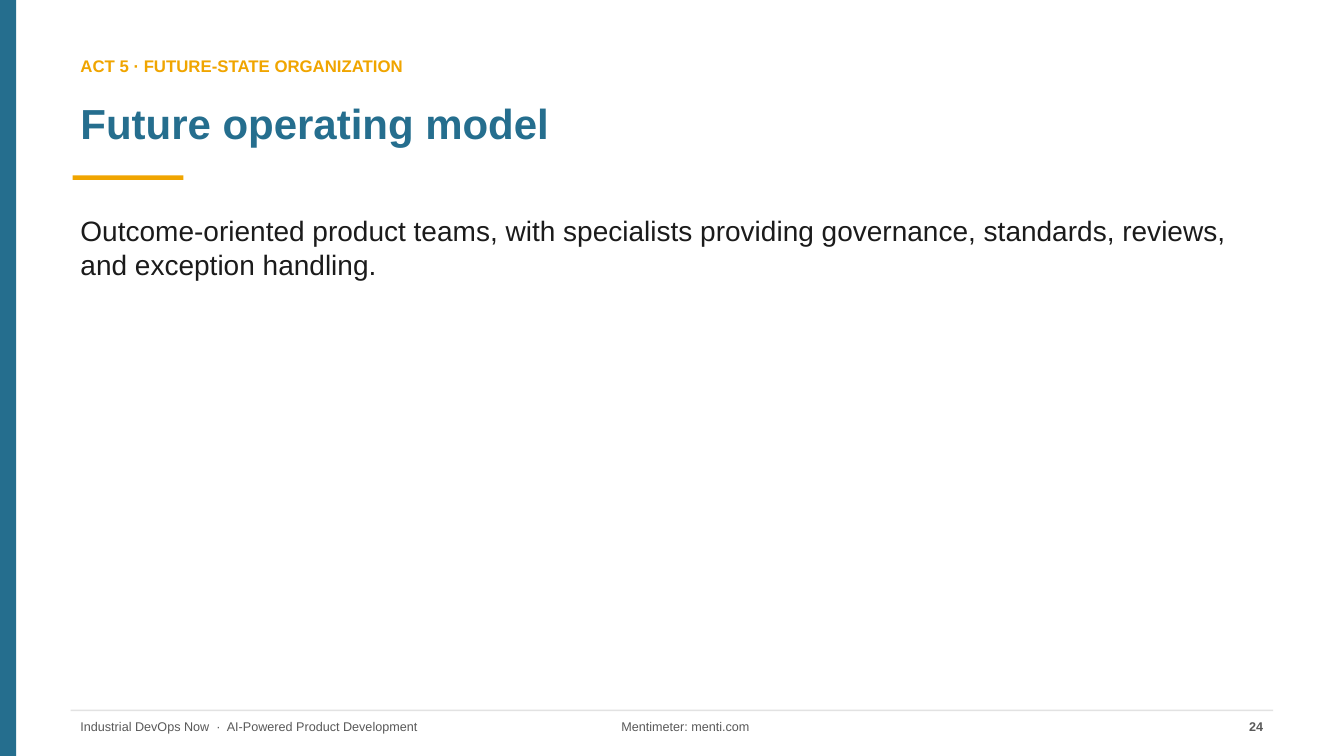
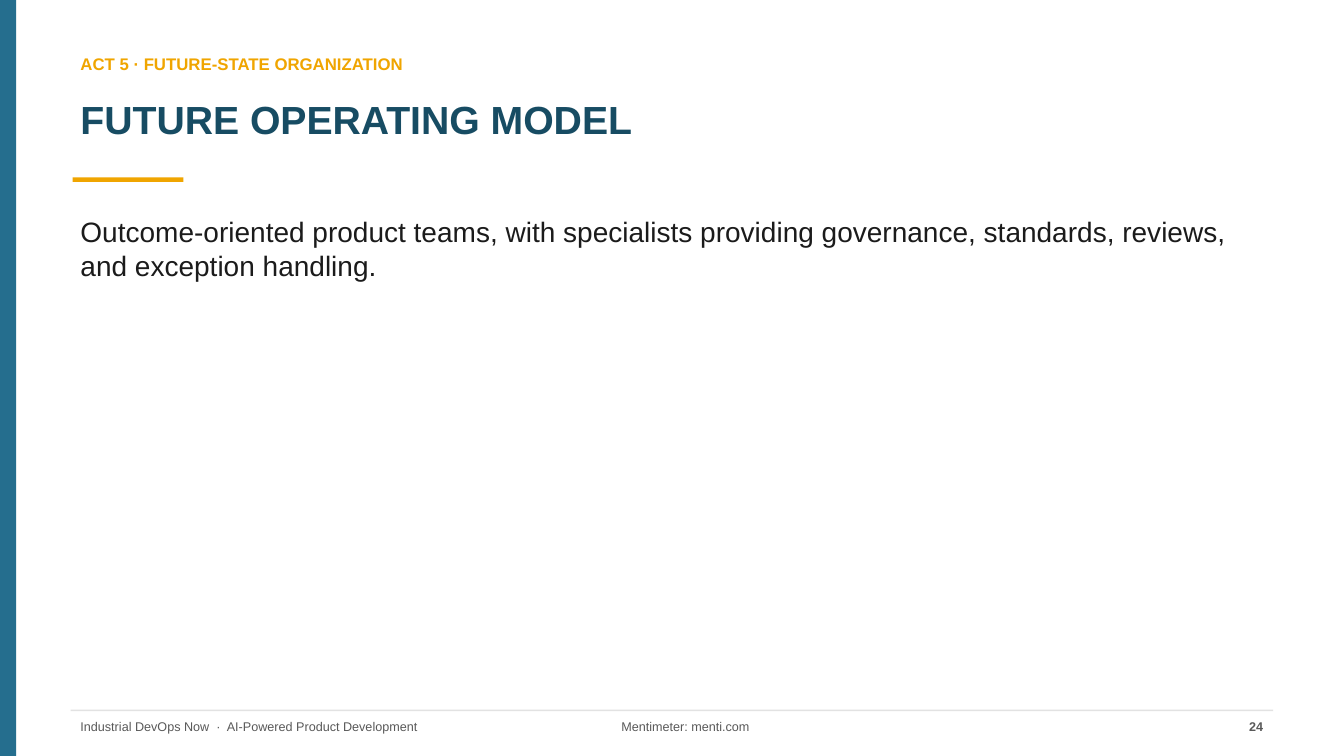
Before and after one commit to rockinryeman/SDLC-Workshop, a slide deck: slide 24 of dms-workshop/AI-Powered-Product-Development_DMS.pptx. Drawn at 1344x756 pixels with LibreOffice and Linux fonts; fonts in the diff are those of the drawing. Boxes give left, top, right and bottom in pixels: in the first picture for what was removed or moved away, otherwise in the second. Text is boxed around its words. In the diff, an @@ line names an element or a change of style, - is before the commit and + after.

```diff
--- a/dms-workshop/AI-Powered-Product-Development_DMS.pptx
+++ b/dms-workshop/AI-Powered-Product-Development_DMS.pptx
@@ text at box(80, 106, 632, 135): text changed; size 30 to 28 pt; text colour #256E8E to #174C63 @@
-Future operating model
+FUTURE OPERATING MODEL
```
Also in this commit, not shown: 20 other slides changed, 4 other files.
